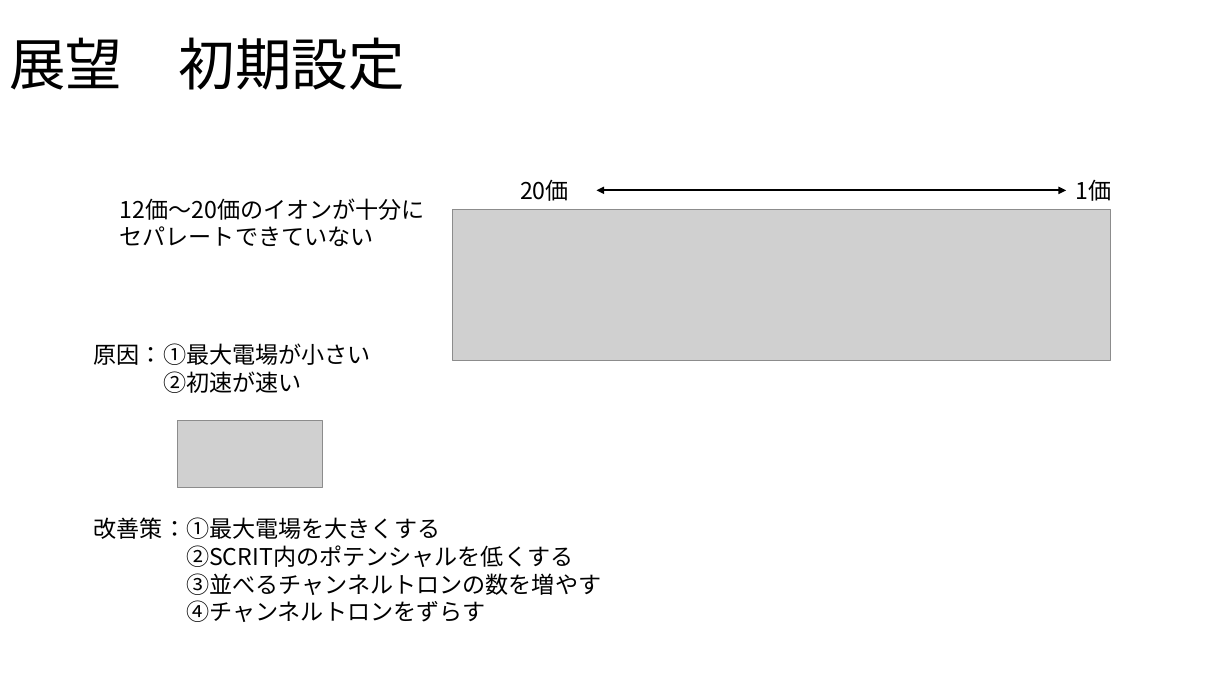
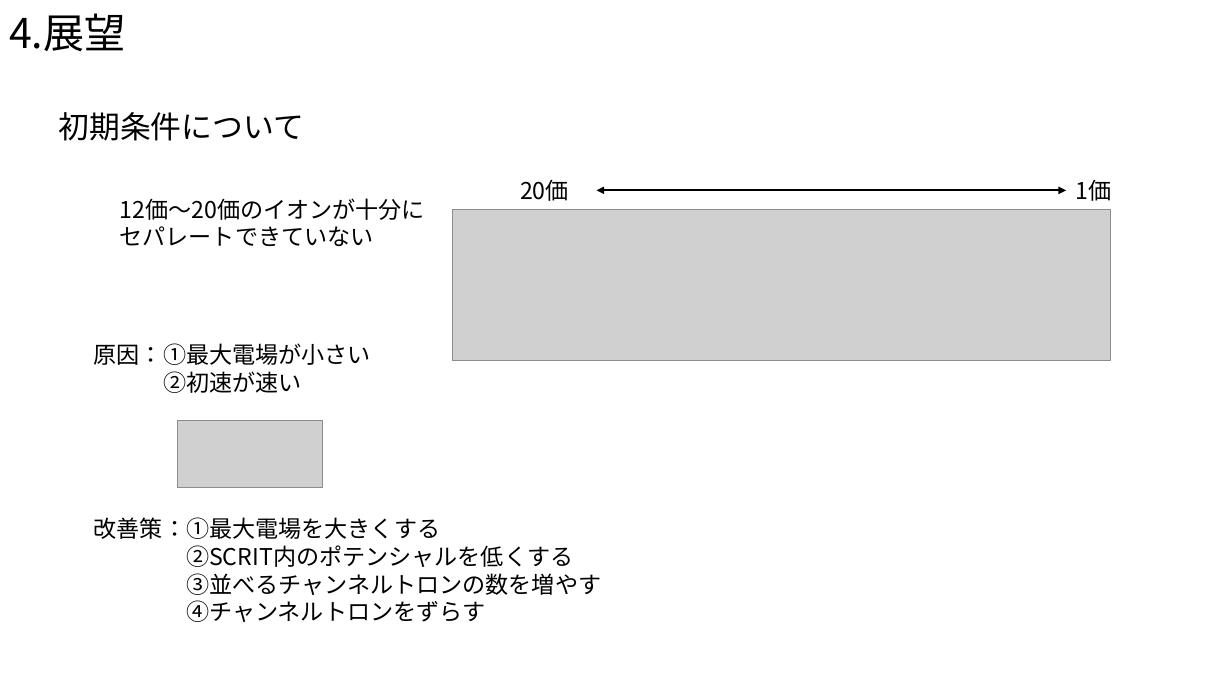
Before and after one commit to Takeuchi-yuya/Ksimulation, a slide deck: slide 17 of docs/中間発表.pptx (slide 18 before the commit). Drawn at 1232x693 pixels with LibreOffice and Linux fonts; fonts in the diff are those of the drawing; grey boxes stand for pictures. Boxes give left, top, right and bottom in pixels: in the first picture for what was removed or moved away, otherwise in the second. Text is boxed around its words. In the diff, an @@ line names an element or a change of style, - is before the commit and + after.

```diff
--- a/docs/中間発表.pptx
+++ b/docs/中間発表.pptx
@@ text added at (x1=9, y1=13, x2=125, y2=52), 32 pt, text #000000 @@
+4.展望
@@ title removed at (x1=9, y1=37, x2=405, y2=90) @@
-展望 初期設定
@@ text added at (x1=59, y1=112, x2=305, y2=141), 24 pt, text #000000 @@
+初期条件について
```
Also in this commit, not shown: 8 other slides changed, 1 slide removed, 2 other files.
